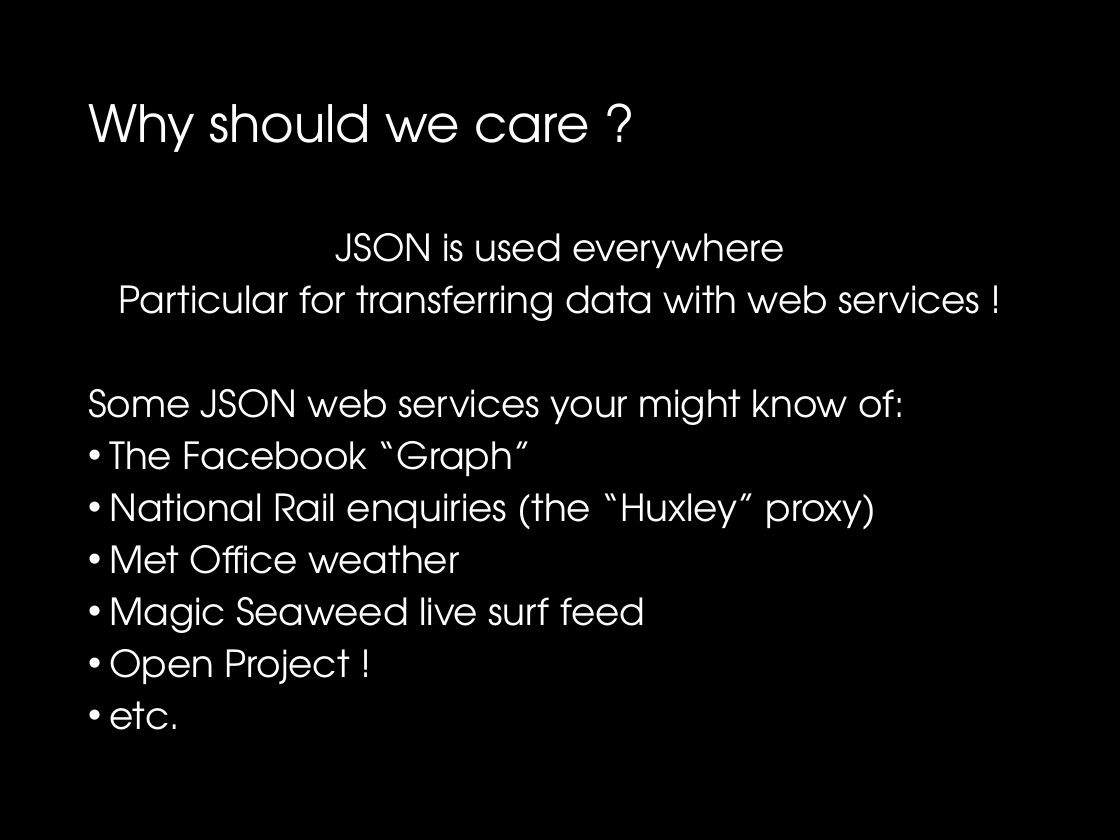
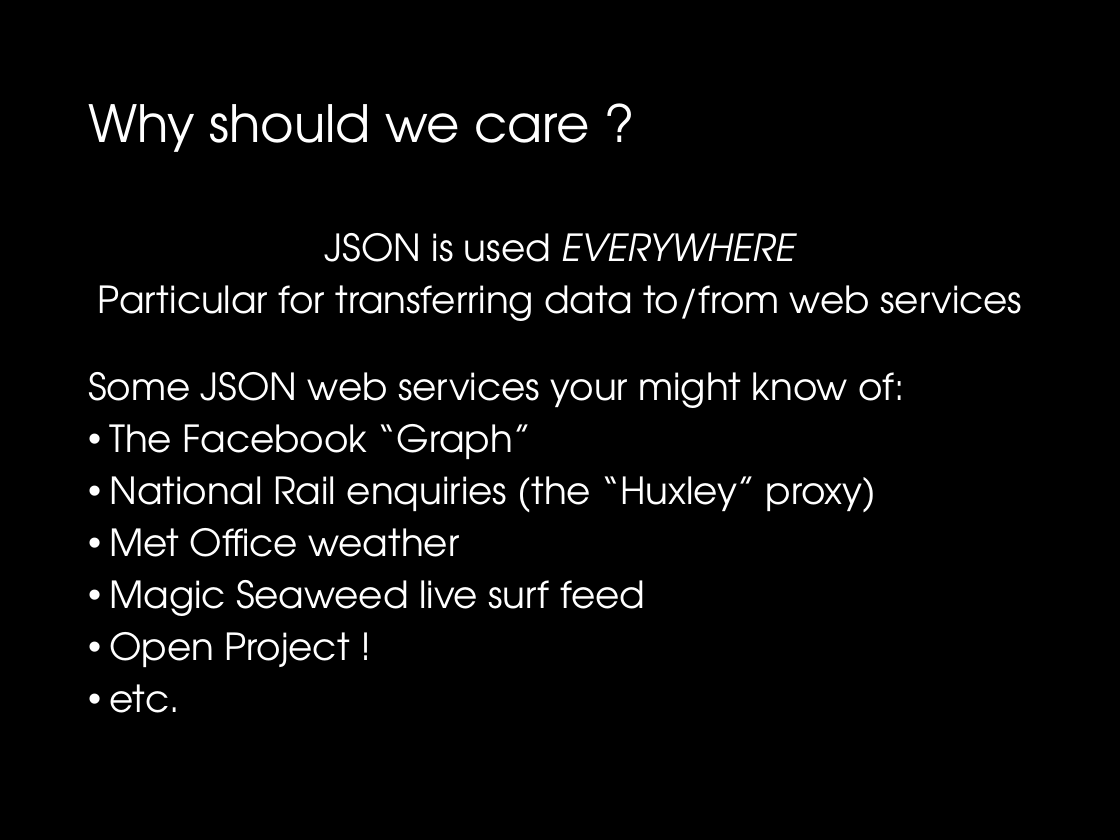
Before and after one commit to drslock/SPE2018, a slide deck: slide 5 of Lecture Slides/16 Spring JSON.pptx. Drawn at 1120x840 pixels with LibreOffice and Linux fonts; fonts in the diff are those of the drawing. Boxes give left, top, right and bottom in pixels: in the first picture for what was removed or moved away, otherwise in the second. Text is boxed around its words. In the diff, an @@ line names an element or a change of style, - is before the commit and + after.

```diff
--- a/Lecture Slides/16 Spring JSON.pptx
+++ b/Lecture Slides/16 Spring JSON.pptx
@@ text at (x1=97, y1=233, x2=1022, y2=321): text changed @@
-JSON is used everywhere
-Particular for transferring data with web services !
+JSON is used EVERYWHERE
+Particular for transferring data to/from web services
```
Also in this commit, not shown: 9 other slides changed, 1 slide added, 1 other file.
